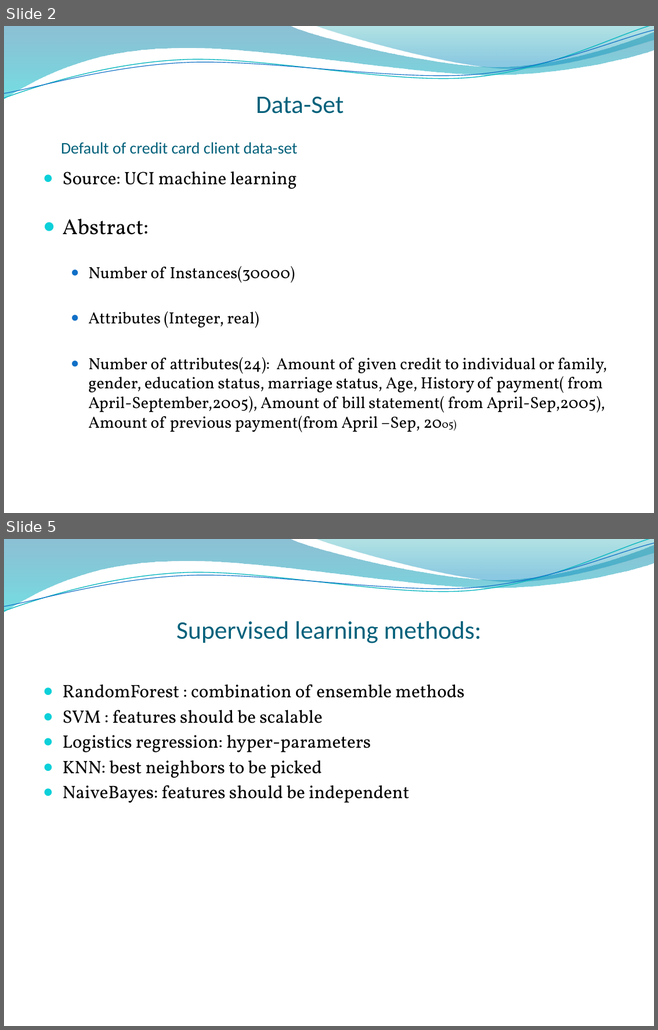
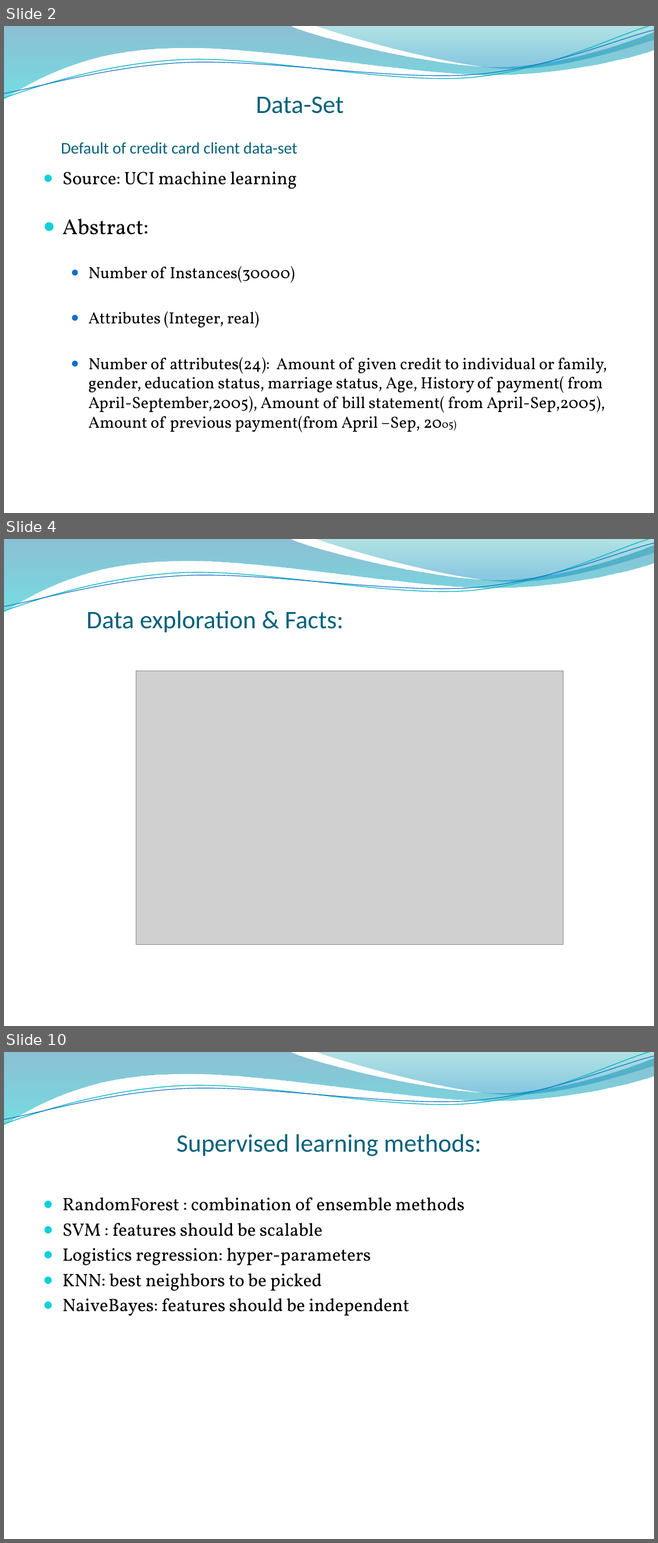
Before and after one commit to singh0021/DataScienceMasters, a slide deck: Capstone/Capstone Project.pptx. Shown one above the other, each under a label of ours: slides 2 and 5 before the commit, slides 2, 4 and 10 after it; the slides between them are not shown. The pictures are 658x1030 and 658x1543 pixels, drawn with LibreOffice and Linux fonts; fonts in the diff are those of the drawing; grey boxes stand for pictures; background and template pictures are left out. Boxes give left, top, right and bottom in pixels: in the first picture for what was removed or moved away, otherwise in the second. Text is boxed around its words. In the diff, an @@ line names an element or a change of style, - is before the commit and + after.

```diff
--- a/Capstone/Capstone Project.pptx
+++ b/Capstone/Capstone Project.pptx
@@ slide 4 added at box(4, 539, 654, 1026), background picture (left out); not listed: 4 template elements that a slide beside it also shows @@
@@ text added at box(86, 610, 343, 632), 28 pt, text #04617B @@
+Data exploration & Facts:
@@ picture added at box(136, 671, 563, 945) @@
@@ what was slide 5 is now slide 10 @@
```
Also in this commit, not shown: 4 slides changed, 10 other slides added, 6 other files.
